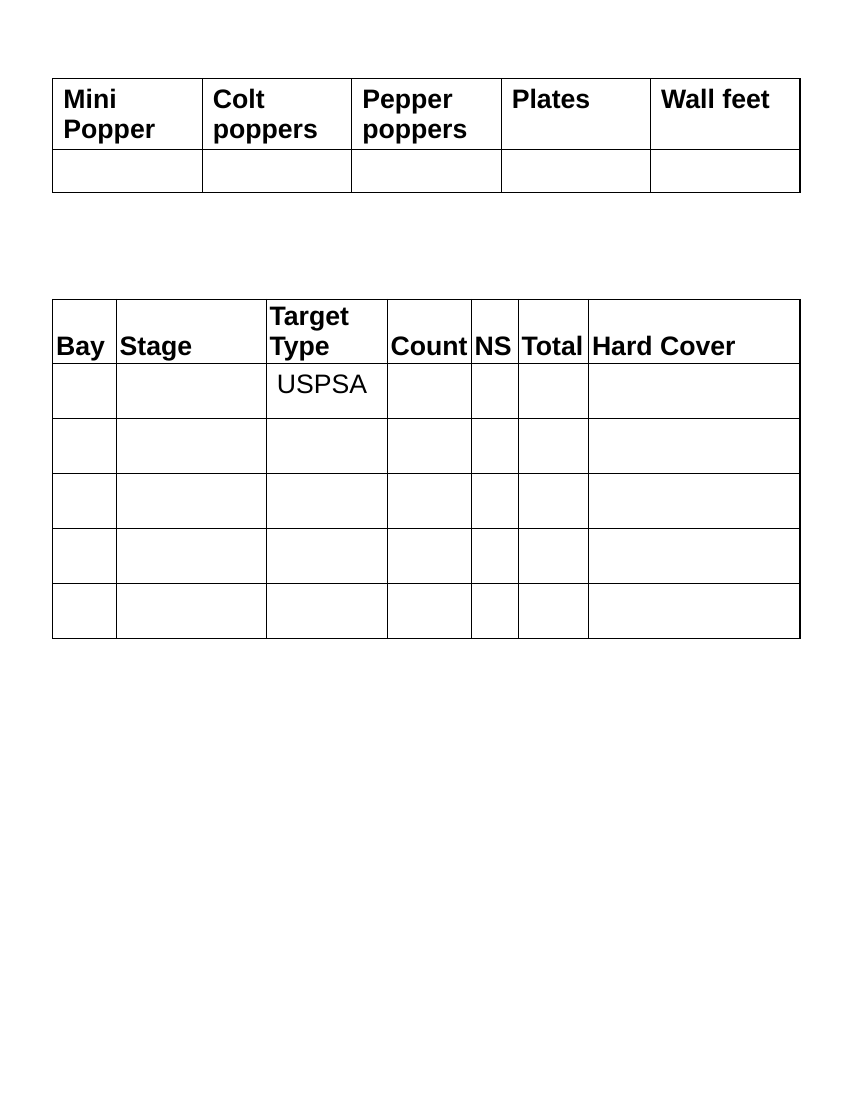
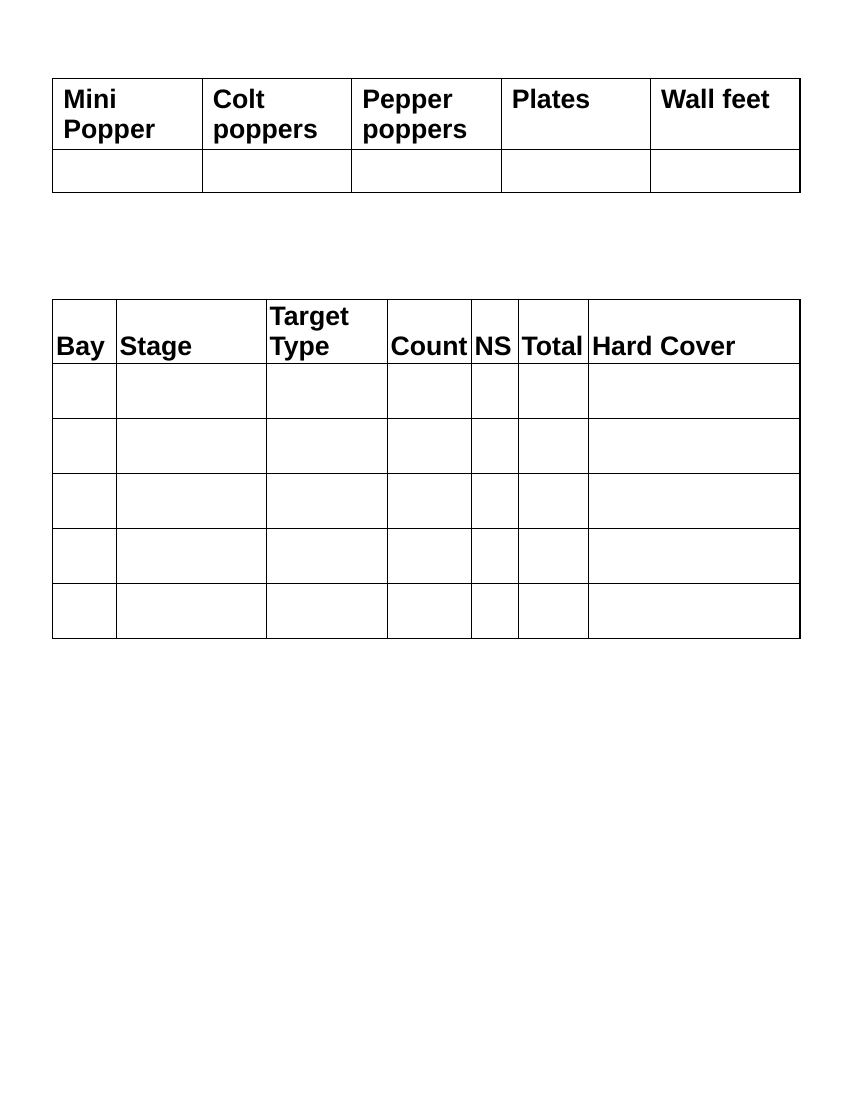
Before and after one commit to bagellord/USPSA-Stages, a slide deck: slide 1 of Match Template.pptx. Drawn at 853x1120 pixels with LibreOffice and Linux fonts; fonts in the diff are those of the drawing. Boxes give left, top, right and bottom in pixels: in the first picture for what was removed or moved away, otherwise in the second. Text is boxed around its words. In the diff, an @@ line names an element or a change of style, - is before the commit and + after.

```diff
--- a/Match Template.pptx
+++ b/Match Template.pptx
@@ table at (x1=53, y1=300, x2=801, y2=643) @@
-row 2:  |  | USPSA |  |  |  | 
+row 6:  |  |  |  |  |  | 
```
Also in this commit, not shown: 42 other files.
